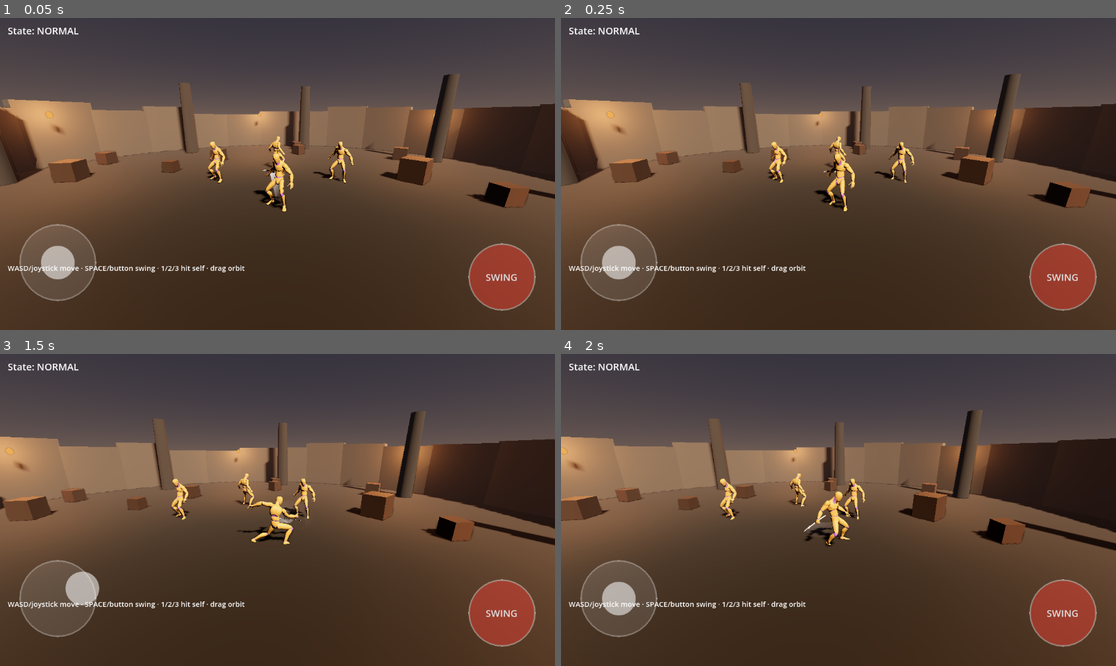
Above: before the commit, frames 1-4 (two rows, left to right).
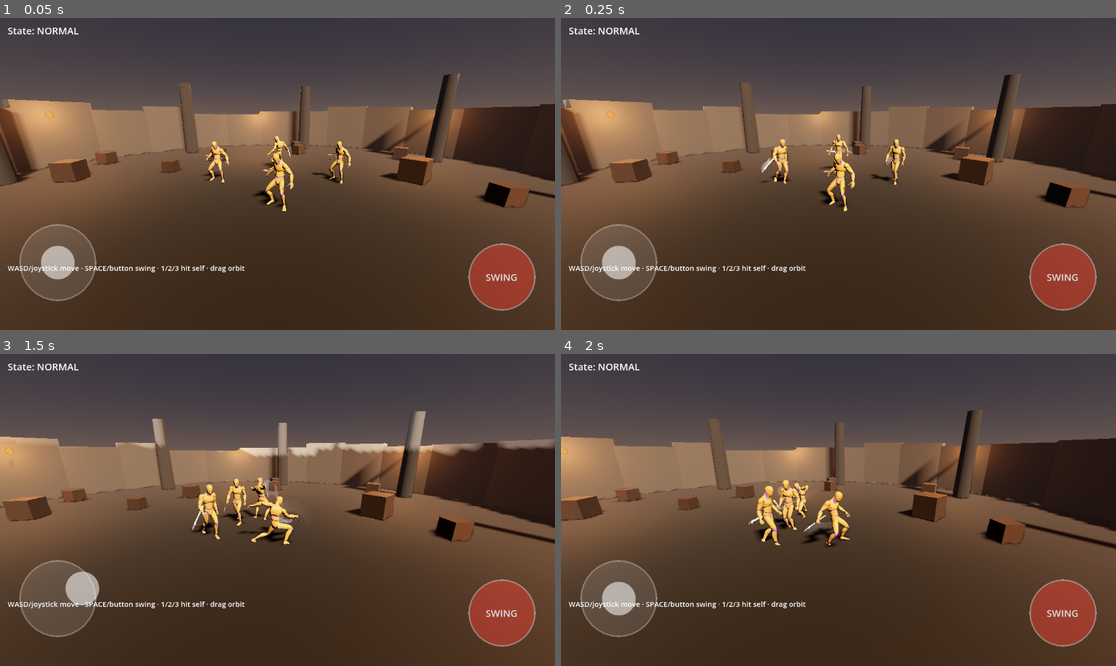
Above: after the commit, the same moments.

Repository: Xollonox/Game
Game: Godot game, scene res://scenes/arena.tscn
Same seed, same stepped clock (60 frames per second), same inputs: the game is played once before the commit and once after it.
Inputs (mouse positions are in pixels of both pictures, inside the frame that each line leads up to):
- Up to frame 1 (0.05 s): no input
- Up to frame 2 (0.25 s): no input
- Up to frame 3 (1.5 s): tap Enter at 0.5 s; move the mouse to (399, 494) at 0.52 s; hold D (move_right) 0.53-1.25 s; tap Space (attack) at 0.6 s; click (399, 494) at 0.67 s; drag from (166, 525) to (249, 572) at 1.27 s
- Up to frame 4 (2 s): no input

The runs differ from the first frame. In frame 1, 2.1% of the frame differs, in the area x 0-100%, y 17-63%; in frame 2, 2.3%; in frame 3, 4.5%, in the area x 0-100%, y 18-62%; in frame 4, 2.6%.

Commit message:
Enemies that fight back: approach/windup/swing/recover AI, armed opponents
The dummies were static targets. They now close, commit to a swing, and give
ground while they recover.

- scripts/enemy.gd: four-state machine (IDLE/APPROACH/WINDUP/RECOVER).
  Deliberately not anything that plans — the fight is unpredictable because the
  *physics* is, and an enemy staggered mid-windup drops its swing and has to
  re-approach purely as a consequence of the rig. Cleverness here would be
  hidden behind that anyway.
- Nothing about enemy damage is scripted: they play the same "Sword_Attack"
  clip the player does and their blades deal whatever their own measured contact
  speed earns, through the same PhysicsSword path.
- Per-enemy jitter on windup and recovery timing, so a group reads as several
  fighters rather than one fighter rendered three times.
- Separation steering, added after the first render showed the real problem:
  all three took the same straight line in, arrived as one clump, and spent the
  fight hitting each other instead of the player. They now spread and surround.

Refactor: sword-carrying moved from player.gd up into KickbackActor, so enemies
are armed by the same path the player is. That also let the player's spawn drop
its call_deferred/tree_entered dance — the base class already waits for the rig
bodies, which puts it past the parent's _ready() traversal.

Verified in rendered frames: enemies converge from separate angles, blades
visible, blood and HUD hit log confirming contact through the physics path.

Co-Authored-By: Claude Opus 5 <noreply@anthropic.com>
Claude-Session: https://claude.ai/code/session_01YYa41txZkdqc91DQA8Ei5Y

Diff:
--- a/scenes/dummy.tscn
+++ b/scenes/dummy.tscn
@@ -1,6 +1,6 @@
 [gd_scene load_steps=3 format=3]
 
-[ext_resource type="Script" path="res://scripts/kickback_actor.gd" id="1_script"]
+[ext_resource type="Script" path="res://scripts/enemy.gd" id="1_script"]
 [ext_resource type="PackedScene" uid="uid://kqfdvi6foa51" path="res://assets/models/characters/quaternius_universal/universal_character.glb" id="2_model"]
 
 [node name="Dummy" type="Node3D" groups=["hittable"]]
--- a/scripts/arena.gd
+++ b/scripts/arena.gd
@@ -34,6 +34,11 @@
 	if touch_controls:
 		touch_controls.camera_dragged.connect(_on_camera_dragged)
 	CombatFX.shake_requested.connect(_on_shake_requested)
+
+	for node in get_tree().get_nodes_in_group("hittable"):
+		if node is Enemy:
+			node.target = player
+			node.landed_hit.connect(_on_enemy_landed_hit)
 	_log_line("WASD/joystick move · SPACE/button swing · 1/2/3 hit self · drag orbit")
 
 
@@ -96,6 +101,10 @@
 	_log_line("hit %s with %s" % [target_name, profile_name])
 
 
+func _on_enemy_landed_hit(target_name: String, profile_name: String) -> void:
+	_log_line("%s took %s" % [target_name, profile_name])
+
+
 func _log_line(text: String) -> void:
 	_log.append(text)
 	while _log.size() > MAX_LOG_LINES:
--- /dev/null
+++ b/scripts/enemy.gd
@@ -0,0 +1,128 @@
+class_name Enemy
+extends KickbackActor
+## A sword-carrying opponent: closes distance, commits to a swing, then backs
+## off while it recovers (PLAN.md Phase 5).
+##
+## Deliberately a four-state machine rather than anything that plans. The fight
+## is interesting because the *physics* is unpredictable — an enemy that gets
+## staggered mid-windup drops its swing and has to re-approach, and that falls
+## out of the rig, not out of the AI. Sophistication here would mostly be hidden
+## behind that.
+##
+## Nothing about the swing is scripted damage: the enemy plays the same
+## "Sword_Attack" clip the player does, and its blade deals whatever its own
+## measured contact speed earns, through the same PhysicsSword path.
+
+enum State { IDLE, APPROACH, WINDUP, RECOVER }
+
+## Beyond this the enemy ignores the target entirely.
+@export var aggro_range := 15.0
+## Distance it wants to be at before committing to a swing.
+@export var strike_range := 2.0
+## Held back to just outside strike range so it doesn't walk into its own blade.
+@export var spacing := 1.5
+## Seconds between spotting the target in range and actually swinging — this is
+## the entire "difficulty" knob, and what keeps several enemies from swinging in
+## perfect unison.
+@export var windup := 0.45
+## Seconds of backing off after a swing, during which it won't attack again.
+@export var recover_time := 1.1
+
+## How close two enemies get before they start pushing apart. Without this they
+## all take the same straight line to the target, arrive as one clump, and
+## spend the fight hitting each other instead of the player.
+const SEPARATION_RADIUS := 2.4
+const SEPARATION_WEIGHT := 1.35
+
+var target: KickbackActor
+
+var _state := State.IDLE
+var _timer := 0.0
+var _strafe := 1.0
+var _peers: Array[Enemy] = []
+
+
+func _ready() -> void:
+	super._ready()
+	# Each enemy gets its own cadence, so a group reads as several fighters
+	# rather than one fighter rendered three times.
+	windup *= randf_range(0.75, 1.4)
+	recover_time *= randf_range(0.8, 1.3)
+	_strafe = 1.0 if randf() < 0.5 else -1.0
+
+
+func _physics_process(delta: float) -> void:
+	_tick_ai(delta)
+	super._physics_process(delta)
+
+
+func _tick_ai(delta: float) -> void:
+	_timer = maxf(0.0, _timer - delta)
+
+	# While down or getting up the rig owns the body; queuing intent through
+	# that would make it lurch the instant it stands.
+	if is_downed() or not target or target.is_downed():
+		move_dir = Vector3.ZERO
+		_state = State.IDLE
+		return
+
+	var to_target := target.global_position - global_position
+	to_target.y = 0.0
+	var dist := to_target.length()
+	if dist < 0.01 or dist > aggro_range:
+		move_dir = Vector3.ZERO
+		_state = State.IDLE
+		return
+
+	var dir := to_target / dist
+
+	match _state:
+		State.IDLE, State.APPROACH:
+			if dist > strike_range:
+				move_dir = (dir + _separation() * SEPARATION_WEIGHT).normalized()
+				_state = State.APPROACH
+			else:
+				move_dir = Vector3.ZERO
+				_state = State.WINDUP
+				_timer = windup
+
+		State.WINDUP:
+			# Face the target and circle slightly — standing perfectly still
+			# through the windup reads as the enemy having frozen.
+			move_dir = dir.cross(Vector3.UP) * _strafe * 0.35
+			if _timer <= 0.0:
+				if dist <= strike_range + 0.6 and swing():
+					_state = State.RECOVER
+					_timer = recover_time
+				else:
+					# Target moved out of reach during the windup — re-close
+					# rather than swinging at nothing.
+					_state = State.APPROACH
+
+		State.RECOVER:
+			# Give ground while the swing plays out, so a duel has rhythm
+			# instead of both fighters standing chest-to-chest.
+			move_dir = -dir * 0.6 if dist < strike_range + spacing else Vector3.ZERO
+			if _timer <= 0.0:
+				_state = State.APPROACH
+				_strafe = 1.0 if randf() < 0.5 else -1.0
+
+
+## Unit-ish push away from nearby enemies, strongest when nearly overlapping.
+## Peers are cached on first use rather than looked up per frame: the group
+## contents don't change during a fight, and this runs for every enemy every
+## physics tick.
+func _separation() -> Vector3:
+	if _peers.is_empty():
+		for node in get_tree().get_nodes_in_group("hittable"):
+			if node is Enemy and node != self:
+				_peers.append(node)
+
+	var push := Vector3.ZERO
+	for other in _peers:
+		var away := global_position - other.global_position
+		away.y = 0.0
+		var d := away.length()
+		if d > 0.01 and d < SEPARATION_RADIUS:
+			push += (away / d) * (1.0 - d / SEPARATION_RADIUS)
+	return push
--- a/scripts/kickback_actor.gd
+++ b/scripts/kickback_actor.gd
@@ -7,20 +7,26 @@
 ## and call `swing()`; this class owns the rig, the animation state machine and
 ## the stagger/ragdoll/recovery signal handling.
 
+signal landed_hit(target_name: String, profile_name: String)
+
 const IDLE_ANIM := "Sword_Idle"
 const WALK_ANIM := "Walk"
 const WALK_SPEED := 1.8
 const TURN_SPEED := 10.0
+const SWORD_SCENE := preload("res://scenes/sword.tscn")
 
 @onready var model: Node3D = $Model
 
 ## Which RagdollTuning preset to build the rig with. Set before the node enters
 ## the tree. See `_make_tuning()` for the supported names.
 @export var tuning_preset := "stand"
+## Spawns a physics sword and grip-follows it to this actor's Hand_R bone.
+@export var carries_sword := true
 
 var kickback_character: KickbackCharacter
 var anim: AnimationPlayer
 var skeleton: Skeleton3D
+var sword: PhysicsSword
 
 ## Desired planar movement direction, set by subclasses each physics frame.
 var move_dir := Vector3.ZERO
@@ -86,6 +92,23 @@
 		await get_tree().process_frame
 	for body: RigidBody3D in _rig_builder.get_bodies().values():
 		body.set_meta(&"kickback_actor", self)
+
+	if carries_sword:
+		_spawn_sword()
+
+
+## Spawns the blade as a sibling, not a child: it's a free RigidBody3D that
+## spring-follows the hand, so parenting it under an actor that itself moves
+## would double-apply that motion.
+func _spawn_sword() -> void:
+	sword = SWORD_SCENE.instantiate()
+	# Safe to add directly rather than deferred — the wait above already put us
+	# past the parent's own _ready() traversal.
+	get_parent().add_child(sword)
+	sword.attach_to(self)
+	sword.landed_hit.connect(
+		func(target_name: String, profile_name: String) -> void:
+			landed_hit.emit(target_name, profile_name))
 
 
 func _physics_process(delta: float) -> void:
--- a/scripts/player.gd
+++ b/scripts/player.gd
@@ -6,32 +6,8 @@
 ## arc hit check here any more; the blade either physically connects or it
 ## doesn't.
 
-const SWORD_SCENE := preload("res://scenes/sword.tscn")
-
-signal landed_hit(target_name: String, profile_name: String)
-
 var camera: Camera3D
 var touch_controls: TouchControls
-var sword: PhysicsSword
-
-
-func _ready() -> void:
-	super._ready()
-	sword = SWORD_SCENE.instantiate()
-	# The parent (Arena) is still mid-traversal of its own children's _ready()
-	# right now, so add_child would fail outright — defer it, then wait for
-	# the sword to actually be in the tree before touching its transform.
-	get_parent().add_child.call_deferred(sword)
-	await sword.tree_entered
-	# The rig's own RigidBody3D bones aren't built the instant add_active_rig()
-	# returns — PhysicsRigBuilder builds them in its own _ready(), which (like
-	# every child added at runtime) doesn't run until a later frame. Wait for
-	# Hand_R to actually exist rather than assuming a fixed frame count.
-	while get_rig_bodies().is_empty():
-		await get_tree().process_frame
-	sword.attach_to(self)
-	sword.landed_hit.connect(func(target_name: String, profile_name: String):
-		landed_hit.emit(target_name, profile_name))
 
 
 func _physics_process(delta: float) -> void:
--- a/tests/vision_test.gd
+++ b/tests/vision_test.gd
@@ -35,12 +35,14 @@
 		[0.4, "02_swing", func(): _arena.player.swing()],
 		[0.35, "03_swing_mid", func(): pass],
 		[0.5, "04_swing_follow", func(): pass],
-		[0.6, "05_light_hit", func(): _arena._hit_player(CombatProfiles.light_swing(), 0.25)],
-		[0.9, "06_heavy_hit", func(): _arena._hit_player(CombatProfiles.heavy_swing(), 0.65)],
-		[0.9, "07_crushing", func(): _arena._hit_player(CombatProfiles.crushing_blow(), 1.0)],
-		[0.5, "08_crushing_blood", func(): pass],
-		[2.0, "09_downed", func(): pass],
-		[3.0, "10_recovered", func(): pass],
+		# The enemies close on their own from here — nothing below drives them.
+		[1.6, "05_enemies_closing", func(): pass],
+		[1.4, "06_engaged", func(): pass],
+		[1.4, "07_melee", func(): pass],
+		[1.4, "08_melee_2", func(): pass],
+		[0.8, "09_crushing", func(): _arena._hit_player(CombatProfiles.crushing_blow(), 1.0)],
+		[2.2, "10_downed", func(): pass],
+		[3.0, "11_recovered", func(): pass],
 	]
 
 
Not shown, added: scripts/enemy.gd.uid
